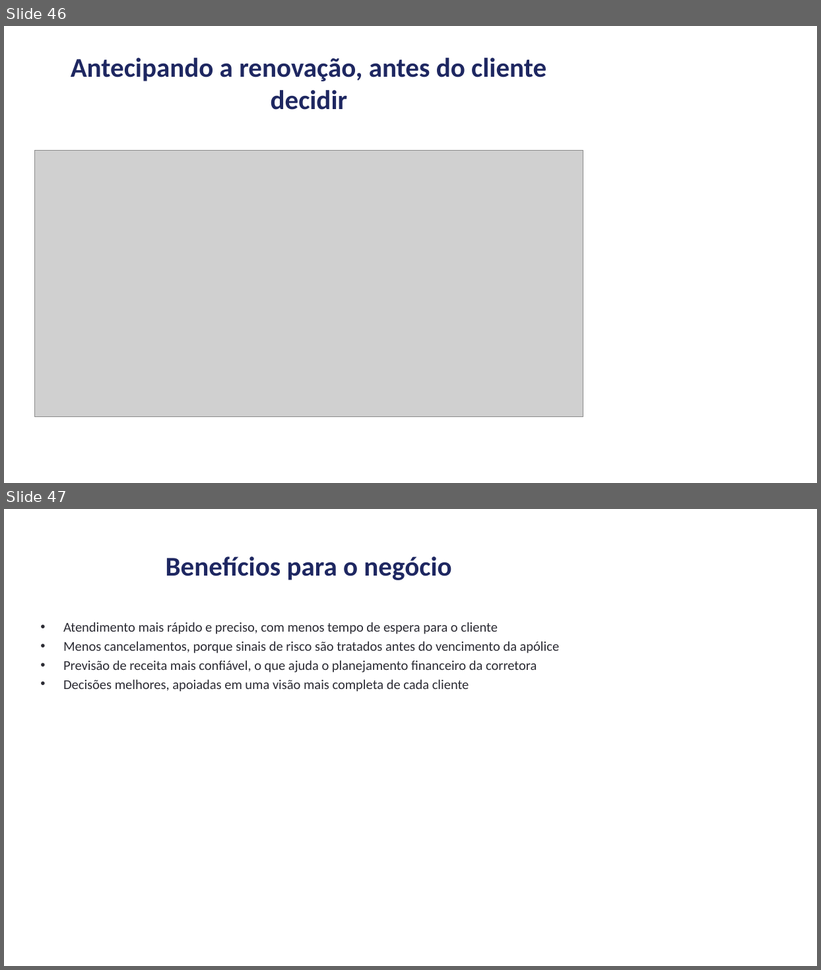
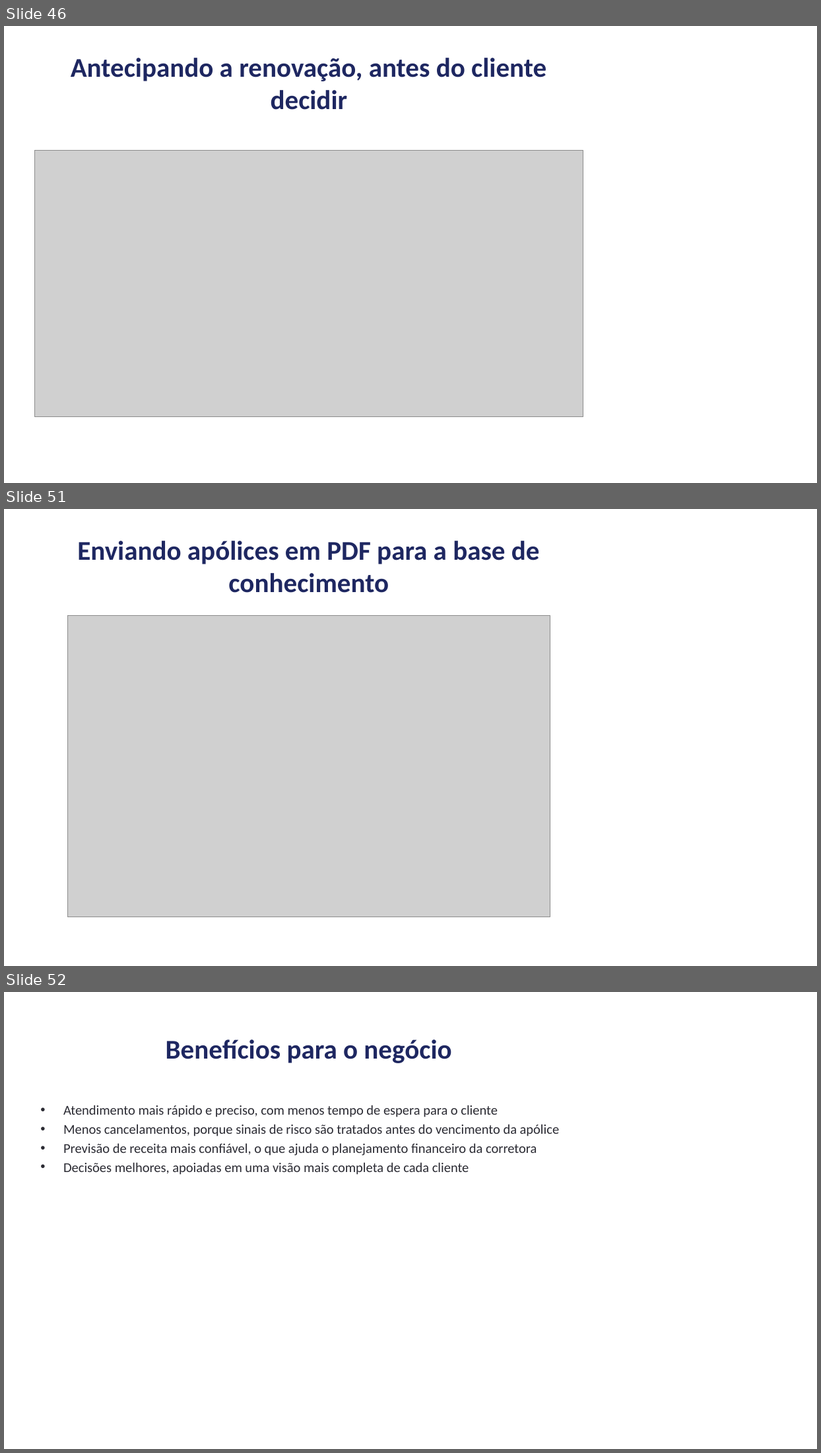
Before and after one commit to andrevberaldo/software-engineering, a slide deck: presentation/apresentacao.pptx. Shown one above the other, each under a label of ours: slides 46 and 47 before the commit, slides 46, 51 and 52 after it; the slides between them are not shown. The pictures are 821x970 and 821x1453 pixels, drawn with LibreOffice and Linux fonts; fonts in the diff are those of the drawing; grey boxes stand for pictures. Boxes give left, top, right and bottom in pixels: in the first picture for what was removed or moved away, otherwise in the second. Text is boxed around its words. In the diff, an @@ line names an element or a change of style, - is before the commit and + after.

```diff
--- a/presentation/apresentacao.pptx
+++ b/presentation/apresentacao.pptx
@@ slide 51 added at box(4, 509, 817, 966), background #FFFFFF @@
@@ title added at box(77, 541, 540, 593), 32 pt, text #1E2761, bold @@
+Enviando apólices em PDF para a base de conhecimento
@@ picture added at box(67, 616, 550, 917) @@
@@ what was slide 47 is now slide 52 @@
```
Also in this commit, not shown: 4 other slides added, 6 other files.
